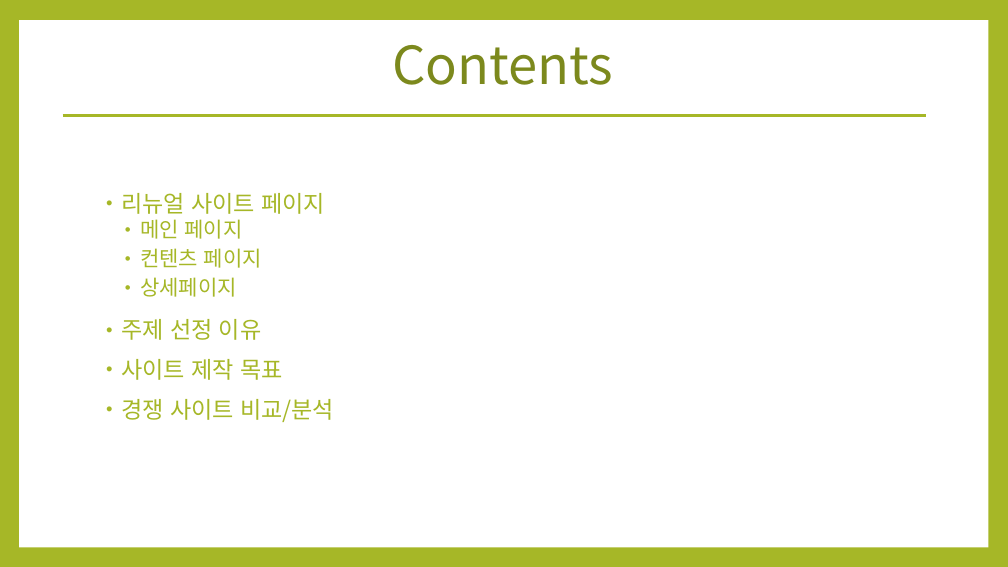
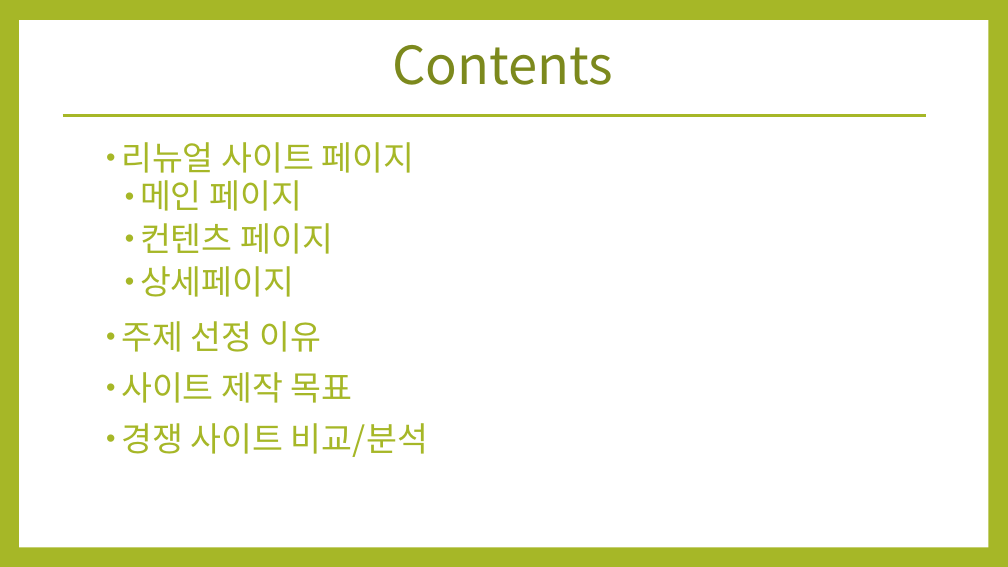
Before and after one commit to naaaaaaaaaarin/ezenpractice, a slide deck: slide 2 of 프로토타입 제작/김애리_프로토타입제작.pptx. Drawn at 1008x567 pixels with LibreOffice and Linux fonts; fonts in the diff are those of the drawing. Boxes give left, top, right and bottom in pixels: in the first picture for what was removed or moved away, otherwise in the second. Text is boxed around its words. In the diff, an @@ line names an element or a change of style, - is before the commit and + after.

```diff
--- a/프로토타입 제작/김애리_프로토타입제작.pptx
+++ b/프로토타입 제작/김애리_프로토타입제작.pptx
@@ text "리뉴얼 사이트 페이지": place and size @@
-text "리뉴얼 사이트 페이지" at bbox=[121, 193, 334, 422]
+text "리뉴얼 사이트 페이지" at bbox=[121, 142, 428, 457]
@@ text "리뉴얼 사이트 페이지" at bbox=[121, 142, 428, 457]: size 22 to 32 pt in "리뉴얼 사이트 페이지", "주제 선정 이유", "사이트 제작 목표", "경쟁 사이트 비교/분석"; size 20 to 32 pt in "메인 페이지", "컨텐츠 페이지", "상세페이지"; list level 2 to 1 in "메인 페이지"; list level 2 to 1 in "컨텐츠 페이지"; list level 2 to 1 in "상세페이지" @@
```
Also in this commit, not shown: 1 other slide changed, 5 slides added, 2 slides removed, 41 other files.
